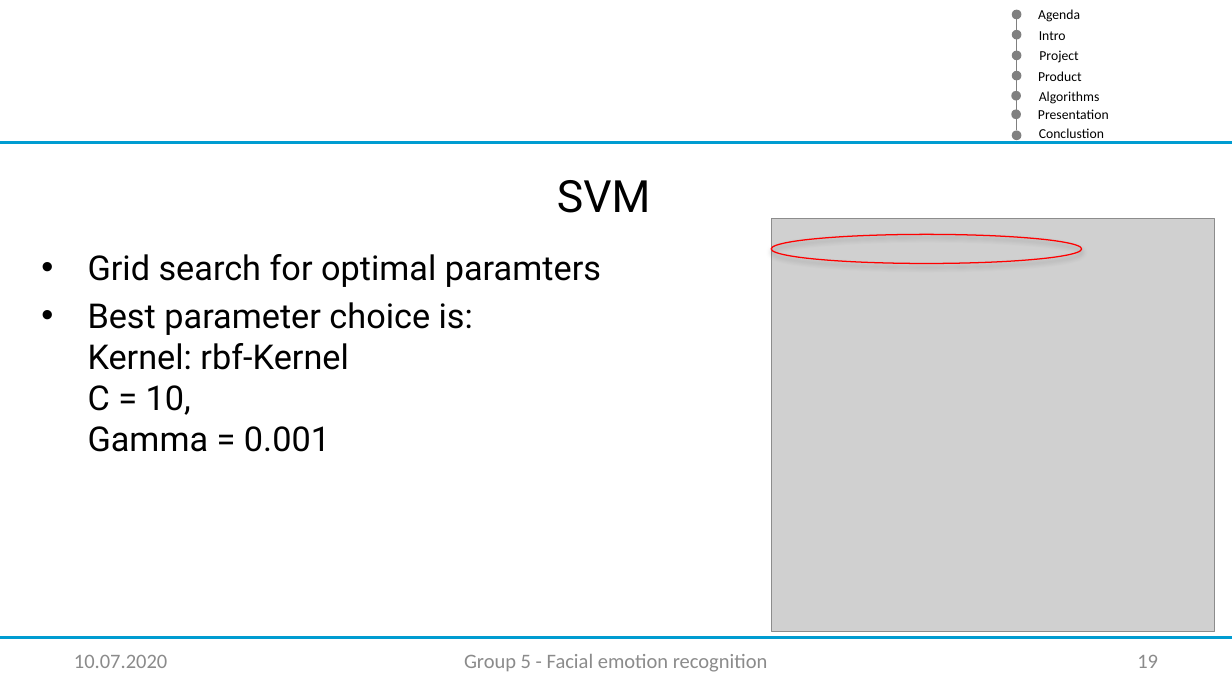
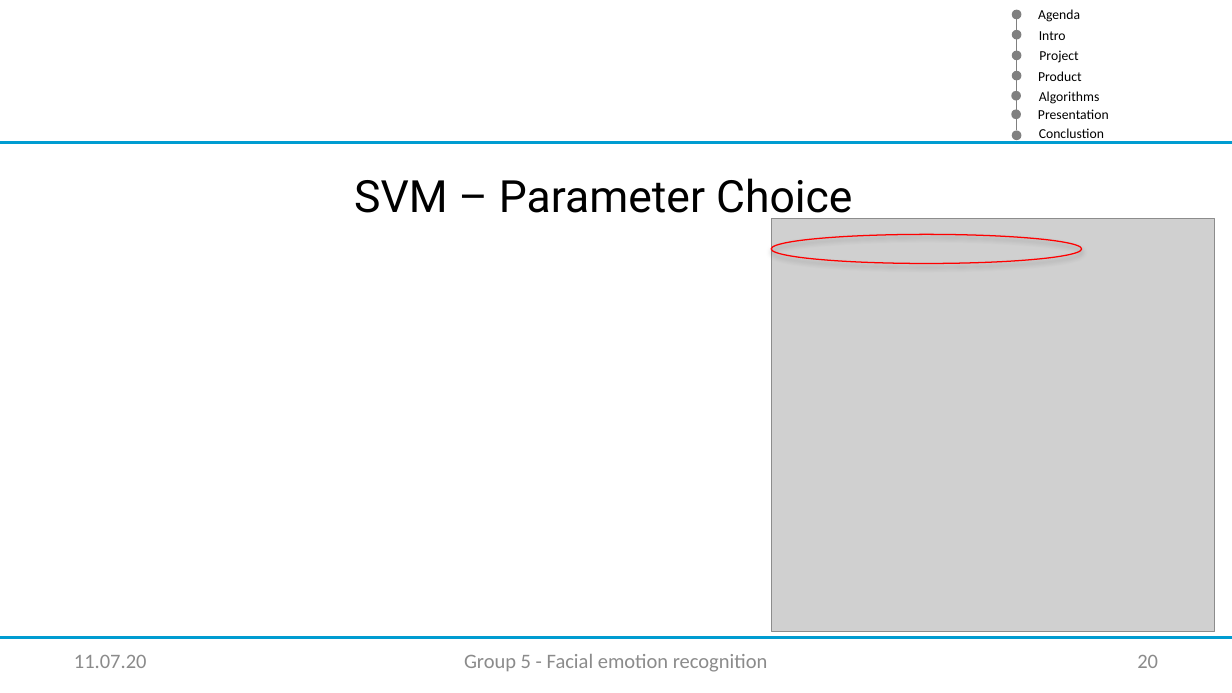
Before and after one commit to XamLe/facial_emotion, a slide deck: slide 20 of Documentation/Master Vortrag ML_group5_v01.pptx (slide 19 before the commit). Drawn at 1232x693 pixels with LibreOffice and Linux fonts; fonts in the diff are those of the drawing; grey boxes stand for pictures; background and template pictures are left out. Boxes give left, top, right and bottom in pixels: in the first picture for what was removed or moved away, otherwise in the second. Text is boxed around its words. In the diff, an @@ line names an element or a change of style, - is before the commit and + after.

```diff
--- a/Documentation/Master Vortrag ML_group5_v01.pptx
+++ b/Documentation/Master Vortrag ML_group5_v01.pptx
@@ text at (354,178,852,224): text changed @@
-SVM
+SVM – Parameter Choice
@@ text removed at (88,254,601,452) @@
-• Grid search for optimal paramters
-• Best parameter choice is:
-  Kernel: rbf-Kernel
-  C = 10,
-  Gamma = 0.001
@@ text at (74,655,147,668): text changed @@
-10.07.2020
+11.07.20
@@ page number at (1137,655,1158,668): text changed @@
-19
+20
```
Also in this commit, not shown: 20 other slides changed, 1 slide added, 1 other file.
